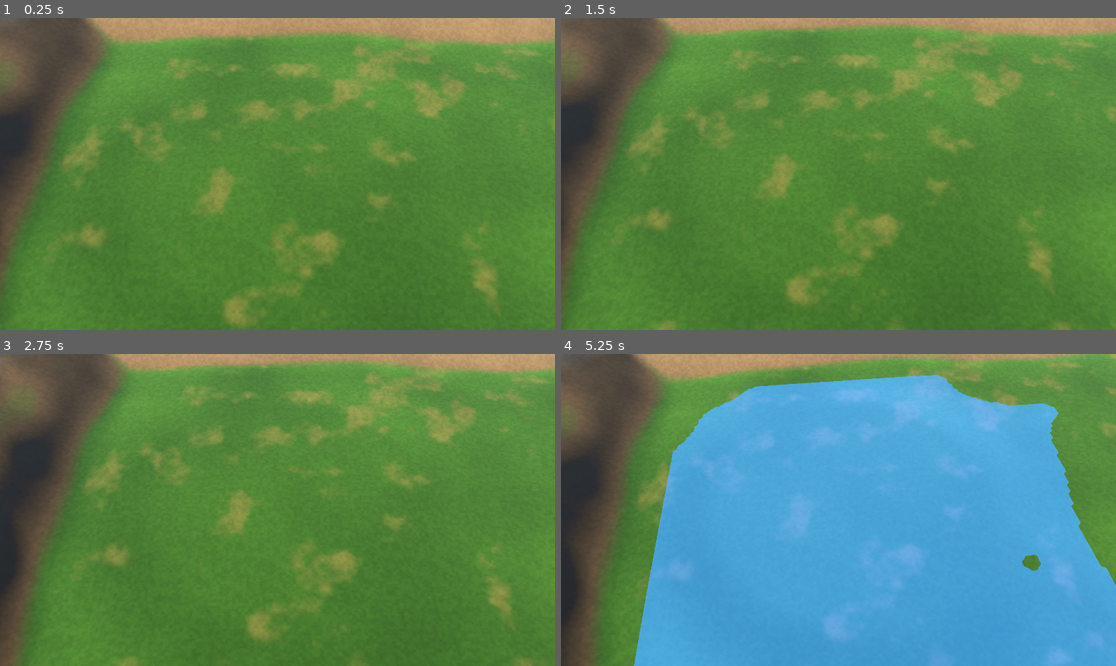
Above: before the commit, frames 1-4 (two rows, left to right).
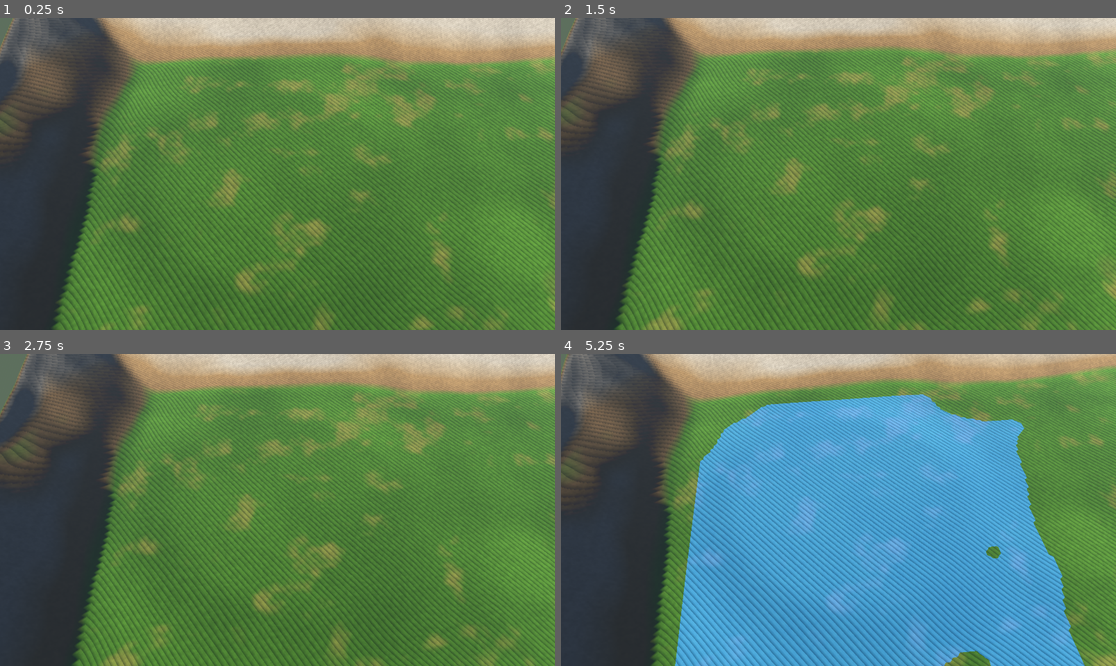
Above: after the commit, the same moments.

Repository: Zawistt/legend-taxi
Game: Godot game, scene res://scenes/main.tscn
The game is run twice, just before and just after one commit, with the same random seed, the same clock (stepped at 60 frames per second) and the same inputs.
Inputs (mouse positions are in pixels of both pictures, inside the frame that each line leads up to):
- Up to frame 1 (0.25 s): no input
- Up to frame 2 (1.5 s): tap Enter at 0.5 s; move the mouse to (960, 158) at 0.52 s; tap S (cam_back) at 0.6 s; click (960, 158) at 0.67 s; tap Space at 1.25 s; drag from (727, 189) to (810, 236) at 1.27 s
- Up to frame 3 (2.75 s): tap Enter at 2 s; move the mouse to (333, 441) at 2.02 s; tap A (cam_left) at 2.1 s; click (333, 441) at 2.17 s
- Up to frame 4 (5.25 s): tap Space at 2.75, 4.25 s; drag from (810, 572) to (672, 463) at 2.77 s; tap Enter at 3.5 s; move the mouse to (1005, 556) at 3.52 s; tap Q (cam_rotate_left) at 3.6 s; click (1005, 556) at 3.67 s; drag from (672, 463) to (755, 432) at 4.27 s; move the mouse to (866, 510) at 5.02 s; hold Z (toggle_zones) from 5.03 s (still down); click (866, 510) at 5.17 s

The runs differ from the first frame. In frame 1, 39% of the frame differs, in the area x 0-100%, y 0-100%; in frame 2, 37%; in frame 3, 37%; in frame 4, 51%.

Commit message:
Rescale terrain to compact ~360 m RTS battlefield
Uniformly rescale the existing heightmap (layout unchanged), retune navmesh,
LOD, camera, fog, shadows and shader for 1 unit = 1 m proportions, add
WorldScale constants and resource-site positions, refresh previews.

Co-Authored-By: Claude Sonnet 5.5 <noreply@anthropic.com>
Claude-Session: https://claude.ai/code/session_01KJ5LMUo5ygK8zSrtbbrZkc

Diff:
--- a/godot/project.godot
+++ b/godot/project.godot
@@ -51,10 +51,10 @@
 
 [navigation]
 
-3d/default_cell_size=1.0
-3d/default_cell_height=0.5
-3d/default_edge_connection_margin=3.0
-3d/default_link_connection_radius=4.0
+3d/default_cell_size=0.25
+3d/default_cell_height=0.25
+3d/default_edge_connection_margin=0.75
+3d/default_link_connection_radius=1.0
 3d/merge_rasterizer_cell_scale=0.001
 
 [rendering]
--- a/godot/scripts/camera/rts_camera.gd
+++ b/godot/scripts/camera/rts_camera.gd
@@ -5,18 +5,18 @@
 ## Optional: assign `terrain` (TerrainManager) to clamp to the map and follow height.
 
 @export var terrain: TerrainManager
-@export var pan_speed := 260.0            # m/s at max zoom-out scales with zoom
+@export var pan_speed := 55.0             # m/s at default zoom; scales with zoom
 @export var edge_pan := true
 @export var edge_margin := 12.0
 @export var rotate_speed := 1.6
-@export var zoom_min := 40.0
-@export var zoom_max := 900.0
+@export var zoom_min := 12.0              # workers/buildings fill the screen
+@export var zoom_max := 330.0             # whole ~360 m battlefield in view
 @export var zoom_step := 0.12
 @export var pitch_deg := -52.0
-@export var map_limit := 1000.0
+@export var map_limit := 195.0
 
-var _zoom := 420.0
-var _target_zoom := 420.0
+var _zoom := 110.0
+var _target_zoom := 110.0
 var _yaw := 0.0
 var _cam: Camera3D
 
@@ -24,8 +24,8 @@
 func _ready() -> void:
 	_cam = Camera3D.new()
 	_cam.fov = 40.0
-	_cam.near = 2.0
-	_cam.far = 6000.0
+	_cam.near = 0.3
+	_cam.far = 1500.0
 	add_child(_cam)
 	_apply()
 
@@ -58,7 +58,7 @@
 	_zoom = lerpf(_zoom, _target_zoom, 1.0 - exp(-10.0 * delta))
 
 	if dir != Vector2.ZERO:
-		var speed := pan_speed * (_zoom / 420.0) * delta
+		var speed := pan_speed * (_zoom / 110.0) * delta
 		var move := Vector3(dir.x, 0.0, dir.y).normalized().rotated(Vector3.UP, _yaw)
 		position += move * speed
 	position.x = clampf(position.x, -map_limit, map_limit)
--- a/godot/scripts/main.gd
+++ b/godot/scripts/main.gd
@@ -41,11 +41,11 @@
 	# Cheap depth fog (works on every renderer / mobile) with aerial perspective.
 	env.fog_enabled = true
 	env.fog_light_color = Color(0.72, 0.80, 0.88)
-	env.fog_density = 0.00011
+	env.fog_density = 0.0005
 	env.fog_aerial_perspective = 0.35
 	env.fog_sky_affect = 0.0
-	env.fog_height = 40.0
-	env.fog_height_density = 0.0006
+	env.fog_height = 8.0
+	env.fog_height_density = 0.003
 	env.ssao_enabled = false
 	env.glow_enabled = false
 	var we := WorldEnvironment.new()
@@ -59,9 +59,9 @@
 	sun.light_energy = 2.0
 	sun.shadow_enabled = true
 	sun.directional_shadow_mode = DirectionalLight3D.SHADOW_PARALLEL_4_SPLITS
-	sun.directional_shadow_max_distance = 1400.0
+	sun.directional_shadow_max_distance = 300.0
 	sun.directional_shadow_split_1 = 0.08
 	sun.directional_shadow_split_2 = 0.22
 	sun.directional_shadow_split_3 = 0.5
-	sun.shadow_normal_bias = 2.0
+	sun.shadow_normal_bias = 0.4
 	add_child(sun)
--- a/godot/scripts/terrain/capture_preview.gd
+++ b/godot/scripts/terrain/capture_preview.gd
@@ -26,12 +26,12 @@
 	var terrain: TerrainManager = main.get_node("Terrain")
 	var cam: Camera3D = rig.get_child(0)
 	cam.current = true
-	cam.far = 9000.0
+	cam.far = 3000.0
 	cam.fov = 40.0
 	var shots := {
-		"godot_rts_overview": [Vector3(-1650, 1250, -1750), Vector3(40, 0, 20), false],
-		"godot_rts_zones": [Vector3(-1650, 1250, -1750), Vector3(40, 0, 20), true],
-		"godot_rts_base_view": [Vector3(-880, 330, -980), Vector3(-560, 15, -560), false],
+		"godot_rts_overview": [Vector3(-350, 265, -375), Vector3(8, 0, 4), false],
+		"godot_rts_zones": [Vector3(-350, 265, -375), Vector3(8, 0, 4), true],
+		"godot_rts_base_view": [Vector3(-190, 55, -215), Vector3(-120, 5, -120), false],
 	}
 	for key in shots:
 		var s: Array = shots[key]
--- a/godot/scripts/terrain/terrain_manager.gd
+++ b/godot/scripts/terrain/terrain_manager.gd
@@ -16,21 +16,22 @@
 @export var chunks_per_side := 4
 @export_group("LOD")
 ## Distance (m) at which LOD0 -> LOD1 and LOD1 -> LOD2. Measured to chunk centre.
-@export var lod1_distance := 750.0
-@export var lod2_distance := 1450.0
-@export var lod_fade_margin := 80.0
-@export var skirt_depth := 6.0
+@export var lod1_distance := 170.0
+@export var lod2_distance := 330.0
+@export var lod_fade_margin := 20.0
+@export var skirt_depth := 1.5
 @export_group("Collision")
-## Collision samples every N cells (2 => 7.8 m grid). Keep coarse; units follow navmesh.
-@export var collision_step := 2
+## Collision samples every N cells (4 => 3.3 m grid). Keep coarse; units follow navmesh.
+@export var collision_step := 4
 @export_group("Navigation")
-@export var nav_cell_size := 1.0
-@export var nav_cell_height := 0.5
-@export var nav_agent_radius := 2.0
-@export var nav_agent_height := 2.0
-@export var nav_agent_max_climb := 1.0
+# Sized for WorldScale: worker ~1.2 m tall / 0.4 m radius, 0.5 m nav radius for tight formations.
+@export var nav_cell_size := 0.25
+@export var nav_cell_height := 0.25
+@export var nav_agent_radius := 0.5
+@export var nav_agent_height := 1.5
+@export var nav_agent_max_climb := 0.5
 @export var nav_agent_max_slope := 35.0
-@export var nav_chunk_margin := 4.0
+@export var nav_chunk_margin := 1.5
 @export var terrain_material: ShaderMaterial
 
 var data: TerrainData
@@ -65,6 +66,7 @@
 	mat.shader = load("res://shaders/terrain.gdshader")
 	mat.set_shader_parameter("zone_map", load(TerrainData.ZONEMAP_PATH))
 	mat.set_shader_parameter("map_size", data.size_m)
+	mat.set_shader_parameter("world_scale", data.meta["world_scale_from_design"])
 	return mat
 
 
@@ -220,8 +222,8 @@
 	nm.agent_height = nav_agent_height
 	nm.agent_max_climb = nav_agent_max_climb
 	nm.agent_max_slope = nav_agent_max_slope
-	nm.region_min_size = 8.0
-	nm.region_merge_size = 20.0
+	nm.region_min_size = 2.0
+	nm.region_merge_size = 8.0
 	nm.border_size = nav_chunk_margin
 	nm.filter_baking_aabb = chunk_aabb.grow(nav_chunk_margin)
 	return nm
--- /dev/null
+++ b/godot/scripts/world_scale.gd
@@ -0,0 +1,36 @@
+class_name WorldScale
+extends RefCounted
+## Single source of truth for proportions (1 Godot unit = 1 metre). Future unit/building
+## content must be authored to these sizes. Nothing here spawns objects.
+
+# Map
+const MAP_SIZE := 428.57            # full mesh, incl. mountain rim
+const PLAYABLE_SIZE := 360.0        # playable square (|x|,|z| <= 180)
+
+# Characters (small but readable at the default RTS zoom)
+const WORKER_HEIGHT := 1.2
+const WORKER_RADIUS := 0.35
+const SOLDIER_HEIGHT := 1.5
+const SOLDIER_RADIUS := 0.4
+const HEAVY_UNIT_RADIUS := 0.7      # cavalry / siege footprint
+const FORMATION_SPACING := 1.1      # centre-to-centre in a formation
+
+# Buildings: 2-5x worker height; Main Base clearly dominant
+const BUILDING_HEIGHT_MIN := 2.4    # 2x worker
+const BUILDING_HEIGHT_MAX := 6.0    # 5x worker
+const BUILDING_FOOTPRINT_MIN := 3.0
+const BUILDING_FOOTPRINT_MAX := 6.0
+const MAIN_BASE_HEIGHT := 10.0
+const MAIN_BASE_FOOTPRINT := 12.0
+const DEFENSE_TOWER_HEIGHT := 7.0
+
+# Navigation / movement
+const NAV_AGENT_RADIUS := 0.5
+const NAV_AGENT_HEIGHT := 1.5
+const MIN_CORRIDOR_WIDTH := 12.0    # narrowest allowed attack route (~10 soldiers abreast)
+const UNIT_SPEED_WORKER := 3.5      # m/s -> base-to-base (~390 m) in about 1 min
+const UNIT_SPEED_SOLDIER := 5.0
+
+# Camera
+const CAM_ZOOM_MIN := 12.0
+const CAM_ZOOM_MAX := 330.0
--- a/godot/shaders/terrain.gdshader
+++ b/godot/shaders/terrain.gdshader
@@ -5,7 +5,10 @@
 // the 1 zone control map (only read when show_zones is on).
 
 uniform sampler2D zone_map : filter_linear, repeat_disable;
-uniform float map_size = 2000.0;
+uniform float map_size = 428.57;
+// Design-space metres per real metre; keeps texture/noise detail identical to the
+// original layout after the world was shrunk.
+uniform float world_scale = 4.667;
 uniform bool show_zones = false;
 
 uniform vec3 grass_light : source_color = vec3(0.30, 0.45, 0.16);
@@ -16,7 +19,7 @@
 
 uniform float dirt_slope_start = 9.0;
 uniform float rock_slope_start = 17.0;
-uniform float rock_height_start = 85.0;
+uniform float rock_height_start = 21.0;   // metres (world units)
 
 varying vec3 v_world;
 varying vec3 v_world_normal;
@@ -45,18 +48,18 @@
 }
 
 void fragment() {
-	vec2 wp = v_world.xz;
+	vec2 wp = v_world.xz * world_scale;
 	float slope = degrees(acos(clamp(v_world_normal.y, 0.0, 1.0)));
 
 	float n_large = fbm(wp * 0.006);
 	float n_mid = fbm(wp * 0.03 + 17.0);
 	float n_fine = fbm(wp * 0.35);
 
-	vec3 col = mix(grass_dark, grass_light, clamp(n_large * 0.9 + v_world.y / 140.0, 0.0, 1.0));
+	vec3 col = mix(grass_dark, grass_light, clamp(n_large * 0.9 + v_world.y * world_scale * 1.2 / 140.0, 0.0, 1.0));
 	col = mix(col, grass_dry, smoothstep(0.55, 0.85, n_mid) * 0.8);
 	float dirt = clamp((slope - dirt_slope_start) / 8.0 * 0.9 + smoothstep(0.78, 0.95, n_mid) * 0.7, 0.0, 1.0);
 	col = mix(col, dirt_col, dirt);
-	float rock = clamp((slope - rock_slope_start) / 8.0 + (v_world.y - rock_height_start) / 30.0, 0.0, 1.0);
+	float rock = clamp((slope - rock_slope_start) / 8.0 + (v_world.y - rock_height_start) / 7.5, 0.0, 1.0);
 	col = mix(col, rock_col, rock);
 	col *= 0.92 + 0.16 * n_fine; // subtle micro variation
 
--- a/godot/terrain_data/terrain_meta.json
+++ b/godot/terrain_data/terrain_meta.json
@@ -1,26 +1,152 @@
 {
-  "size_m": 2000.0,
+  "size_m": 428.57,
+  "playable_half_m": 179.99939999999998,
   "cells": 512,
   "grid": 513,
-  "cell_m": 3.90625,
+  "cell_m": 0.83705078125,
   "chunks_per_side": 4,
   "cells_per_chunk": 128,
-  "max_height_m": 160.0,
+  "max_height_m": 26.065197572143077,
+  "world_scale_from_design": 4.6666822222740745,
+  "vertical_scale": 0.257142,
   "base_a": [
-    -640.0,
-    -640.0
+    -137.14239999999998,
+    -137.14239999999998
   ],
   "base_b": [
-    640.0,
-    640.0
+    137.14239999999998,
+    137.14239999999998
   ],
-  "base_height_m": 22.0,
+  "base_height_m": 5.657124,
+  "resource_sites": [
+    {
+      "kind": "near",
+      "owner": 0,
+      "pos": [
+        -107.14,
+        -167.41
+      ],
+      "height": 6.11
+    },
+    {
+      "kind": "near",
+      "owner": 1,
+      "pos": [
+        117.19,
+        156.53
+      ],
+      "height": 5.66
+    },
+    {
+      "kind": "near",
+      "owner": 0,
+      "pos": [
+        -156.53,
+        -117.19
+      ],
+      "height": 5.66
+    },
+    {
+      "kind": "near",
+      "owner": 1,
+      "pos": [
+        156.53,
+        117.19
+      ],
+      "height": 5.66
+    },
+    {
+      "kind": "near",
+      "owner": 0,
+      "pos": [
+        -98.77,
+        -99.61
+      ],
+      "height": 6.28
+    },
+    {
+      "kind": "near",
+      "owner": 1,
+      "pos": [
+        111.33,
+        97.1
+      ],
+      "height": 6.49
+    },
+    {
+      "kind": "exp",
+      "owner": 0,
+      "pos": [
+        -137.28,
+        -53.57
+      ],
+      "height": 7.39
+    },
+    {
+      "kind": "exp",
+      "owner": 1,
+      "pos": [
+        137.28,
+        53.57
+      ],
+      "height": 7.39
+    },
+    {
+      "kind": "exp",
+      "owner": 0,
+      "pos": [
+        -53.57,
+        -137.28
+      ],
+      "height": 7.39
+    },
+    {
+      "kind": "exp",
+      "owner": 1,
+      "pos": [
+        53.57,
+        137.28
+      ],
+      "height": 7.39
+    },
+    {
+      "kind": "center",
+      "owner": -1,
+      "pos": [
+        2.51,
+        4.19
+      ],
+      "height": 5.58
+    },
+    {
+      "kind": "center",
+      "owner": -1,
+      "pos": [
+        -73.66,
+        56.08
+      ],
+      "height": 16.52
+    },
+    {
+      "kind": "center",
+      "owner": -1,
+      "pos": [
+        75.33,
+        -56.92
+      ],
+      "height": 16.87
+    }
+  ],
   "stats": {
+    "map_size_m": 428.57,
+    "playable_size_m": 359.99879999999996,
     "min_h": 0.0,
-    "max_h": 101.36499510831788,
-    "max_slope_playable_deg": 19.155767767273037,
-    "p95_slope_playable_deg": 11.5527527994056,
-    "buildable_pct_playable": 10.80528205597515,
-    "high_ground_pct": 27.65004495023175
+    "max_h": 26.065197572143077,
+    "max_slope_playable_deg": 22.628607294870548,
+    "p95_slope_playable_deg": 13.782166933506945,
+    "buildable_pct_playable": 10.807435360490093,
+    "buildable_m2_total": 14066.32991261444,
+    "high_ground_pct": 27.772244981454662,
+    "base_to_base_straight_m": 387.8972841127919
   }
 }
Not shown, added: godot/scripts/terrain/capture_preview.gd.uid
Not shown, added: godot/scripts/world_scale.gd.uid
Binary file changed: godot/terrain_data/heightmap.bin
Binary file changed: godot/terrain_data/heightmap16.png
Binary file changed: godot/terrain_data/zonemap.png
Not shown, changed: docs/preview/01_rts_overview.png
Not shown, changed: docs/preview/02_rts_overview_zones.png
Not shown, removed: docs/preview/03_topdown_zones.png
Not shown, added: docs/preview/03_topdown_zones_50m_grid.png
Not shown, changed: docs/preview/04_ground_level.png
Not shown, added: docs/preview/05_scale_reference_PROXIES_ONLY.png
Not shown, changed: godot/README.md
(and 1 more such lines)
